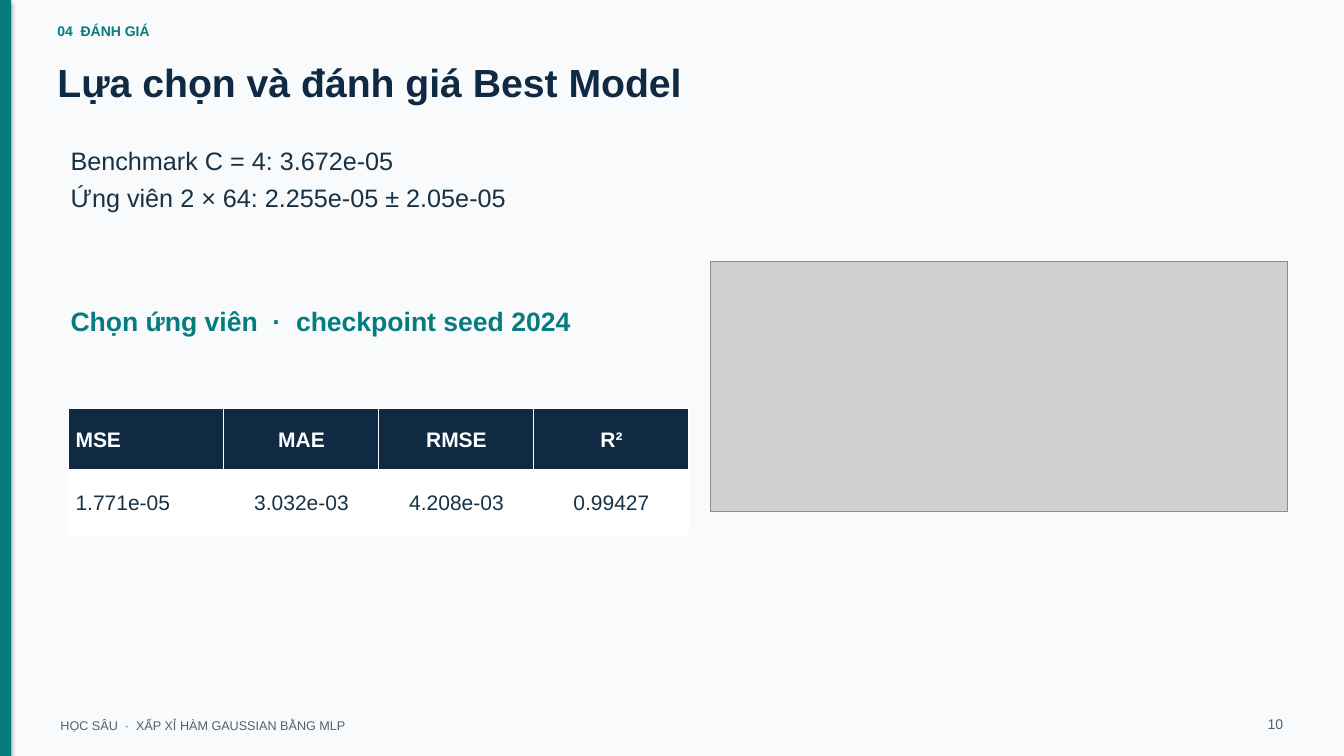
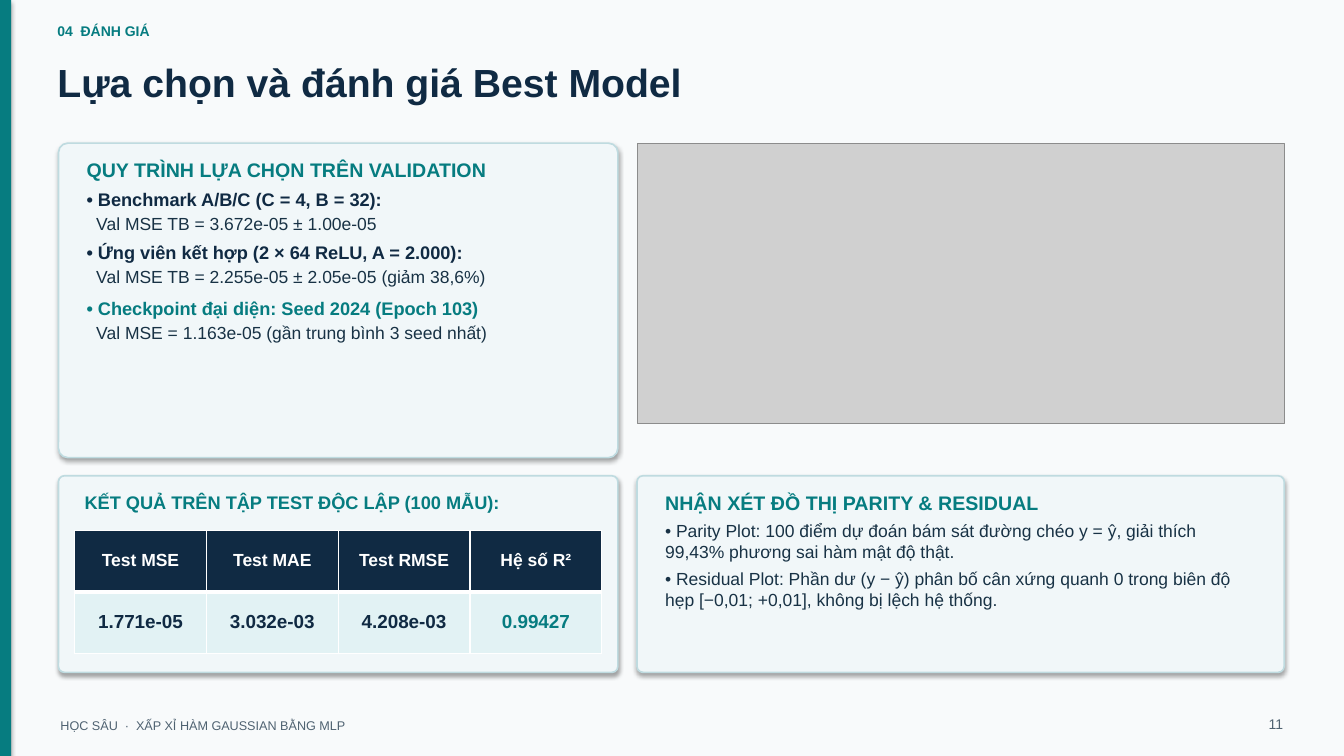
Before and after one commit to bryan-nguyen2005/GROUP_DEEEP_LEARNING_HK1_2026, a slide deck: slide 11 of Function Approximation/slides/BTL01_ThuyetTrinh_MLP.pptx (slide 10 before the commit). Drawn at 1344x756 pixels with LibreOffice and Linux fonts; fonts in the diff are those of the drawing; grey boxes stand for pictures. Boxes give left, top, right and bottom in pixels: in the first picture for what was removed or moved away, otherwise in the second. Text is boxed around its words. In the diff, an @@ line names an element or a change of style, - is before the commit and + after.

```diff
--- a/Function Approximation/slides/BTL01_ThuyetTrinh_MLP.pptx
+++ b/Function Approximation/slides/BTL01_ThuyetTrinh_MLP.pptx
@@ rounded rectangle added at [58,143,618,458], fill #F1F7F9, outline #BFDBE0 1.2 pt @@
@@ picture: place and size @@
-picture at [711,262,1288,512]
+picture at [637,143,1285,423]
@@ text removed at [71,151,505,213] @@
-Benchmark C = 4: 3.672e-05
-Ứng viên 2 × 64: 2.255e-05 ± 2.05e-05
@@ text added at [87,162,487,343], 12.5 pt, text #183245, bold @@
+QUY TRÌNH LỰA CHỌN TRÊN VALIDATION
+• Benchmark A/B/C (C = 4, B = 32):
+Val MSE TB = 3.672e-05 ± 1.00e-05
+• Ứng viên kết hợp (2 × 64 ReLU, A = 2.000):
+Val MSE TB = 2.255e-05 ± 2.05e-05 (giảm 38,6%)
+• Checkpoint đại diện: Seed 2024 (Epoch 103)
+Val MSE = 1.163e-05 (gần trung bình 3 seed nhất)
@@ text removed at [71,311,570,336] @@
-Chọn ứng viên · checkpoint seed 2024
@@ rounded rectangle added at [58,476,618,673], fill #F1F7F9, outline #BFDBE0 1.2 pt @@
@@ rounded rectangle added at [637,476,1285,673], fill #F1F7F9, outline #BFDBE0 1.2 pt @@
@@ text added at [85,495,499,513], 13 pt, text #067C80, bold @@
+KẾT QUẢ TRÊN TẬP TEST ĐỘC LẬP (100 MẪU):
@@ text added at [665,495,1230,610], 12.5 pt, text #183245 @@
+NHẬN XÉT ĐỒ THỊ PARITY & RESIDUAL
+• Parity Plot: 100 điểm dự đoán bám sát đường chéo y = ŷ, giải thích 99,43% phương sai hàm mật độ thật.
+• Residual Plot: Phần dư (y − ŷ) phân bố cân xứng quanh 0 trong biên độ hẹp [−0,01; +0,01], không bị lệch hệ thống.
@@ table at [75,530,603,653] @@
-row 1: MSE | MAE | RMSE | R²
+row 1: Test MSE | Test MAE | Test RMSE | Hệ số R²
@@ fill #FFFFFF to #E2F2F4 in row 2 @@
@@ size 15 to 13.5 pt, bold on in "1.771e-05", "3.032e-03", "4.208e-03", "0.99427" @@
@@ text colour #183245 to #102A43 in "1.771e-05", "3.032e-03", "4.208e-03" @@
@@ text colour #183245 to #067C80 in "0.99427" @@
@@ alignment left to centre @@
@@ table: place and size @@
-table at [69,408,690,534]
+table at [75,530,603,653]
@@ text at [1269,719,1283,729]: text changed @@
-10
+11
```
Also in this commit, not shown: 6 other slides changed, 4 slides added, 3 slides removed, 4 other files.
